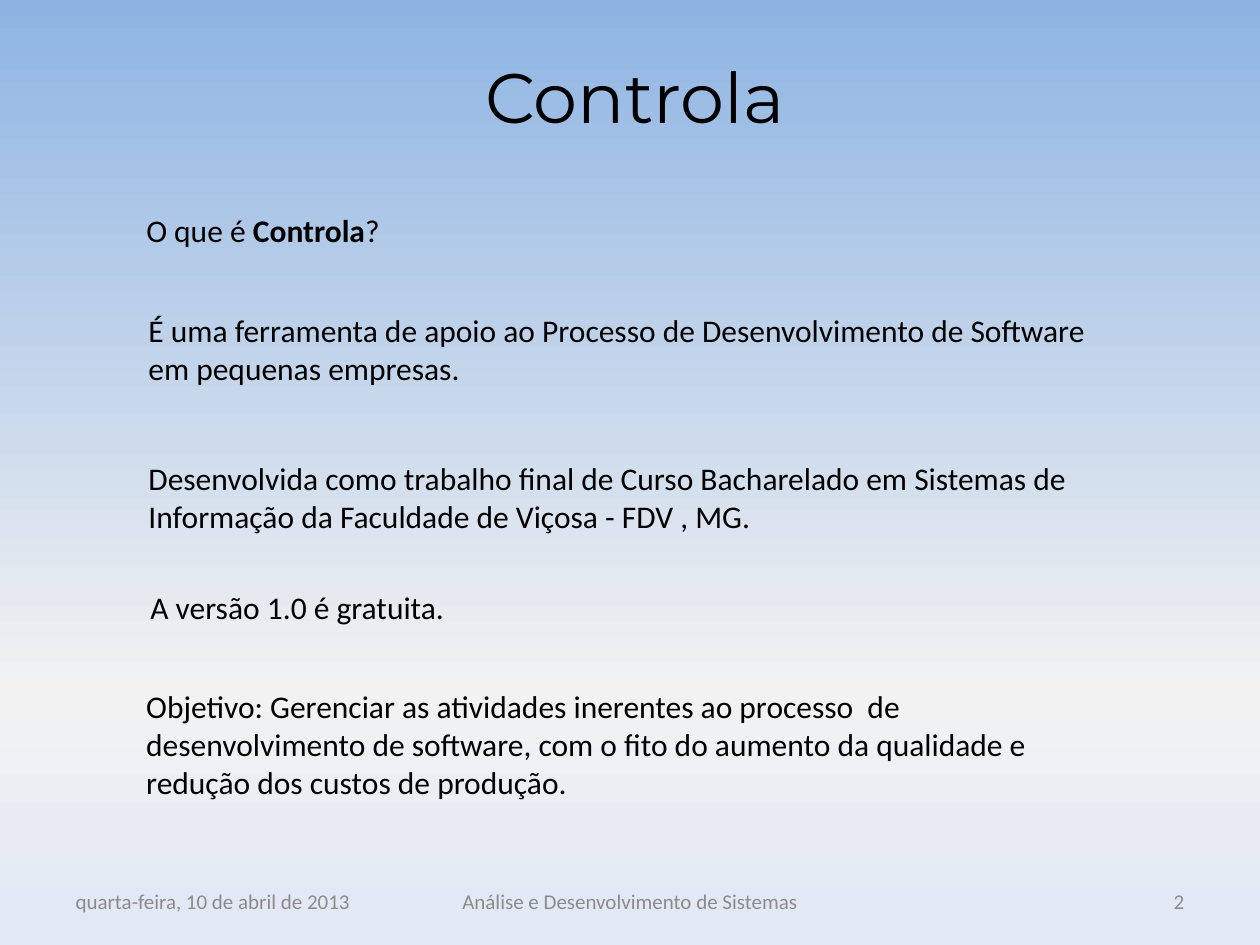
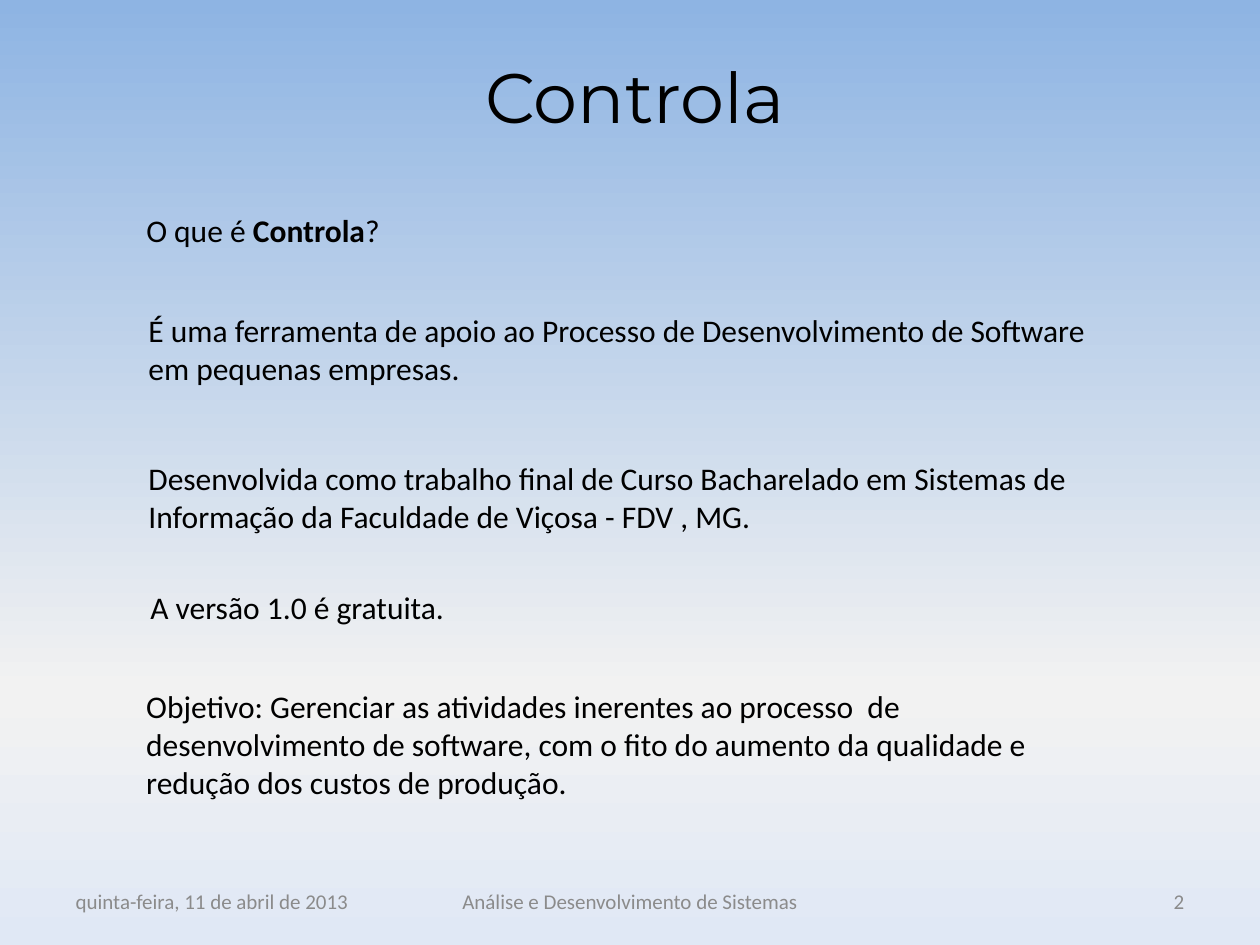
Before and after one commit to andreluizst/ads03na-academia, a slide deck: slide 2 of ENR/ENR_ApresentaçãoControla.pptx. Drawn at 1260x945 pixels with LibreOffice and Linux fonts; fonts in the diff are those of the drawing; background and template pictures are left out. Boxes give left, top, right and bottom in pixels: in the first picture for what was removed or moved away, otherwise in the second. Text is boxed around its words. In the diff, an @@ line names an element or a change of style, - is before the commit and + after.

```diff
--- a/ENR/ENR_ApresentaçãoControla.pptx
+++ b/ENR/ENR_ApresentaçãoControla.pptx
@@ text at [76, 894, 348, 913]: text changed @@
-quarta-feira, 10 de abril de 2013
+quinta-feira, 11 de abril de 2013
```
Also in this commit, not shown: 4 other slides changed, 1 slide added.
